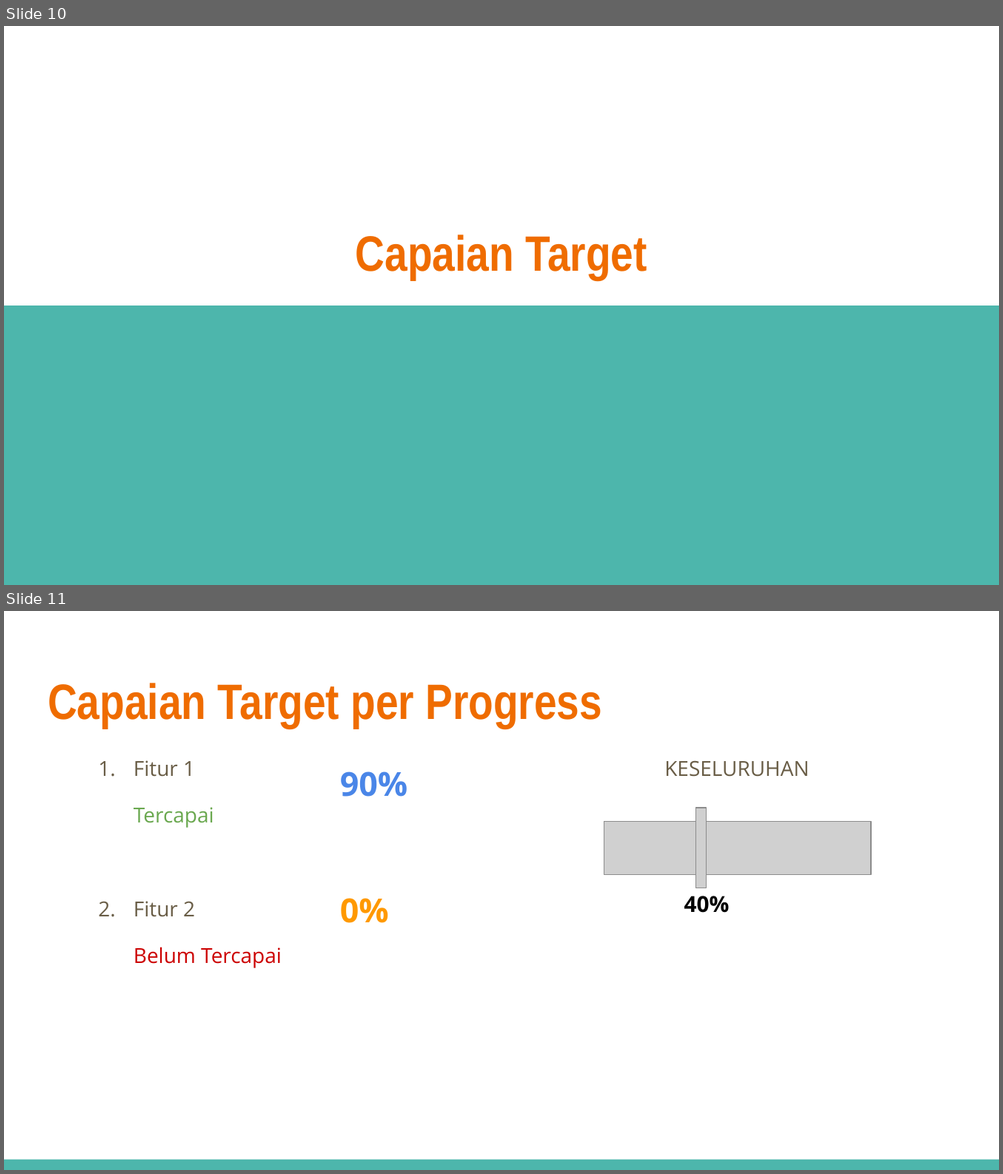
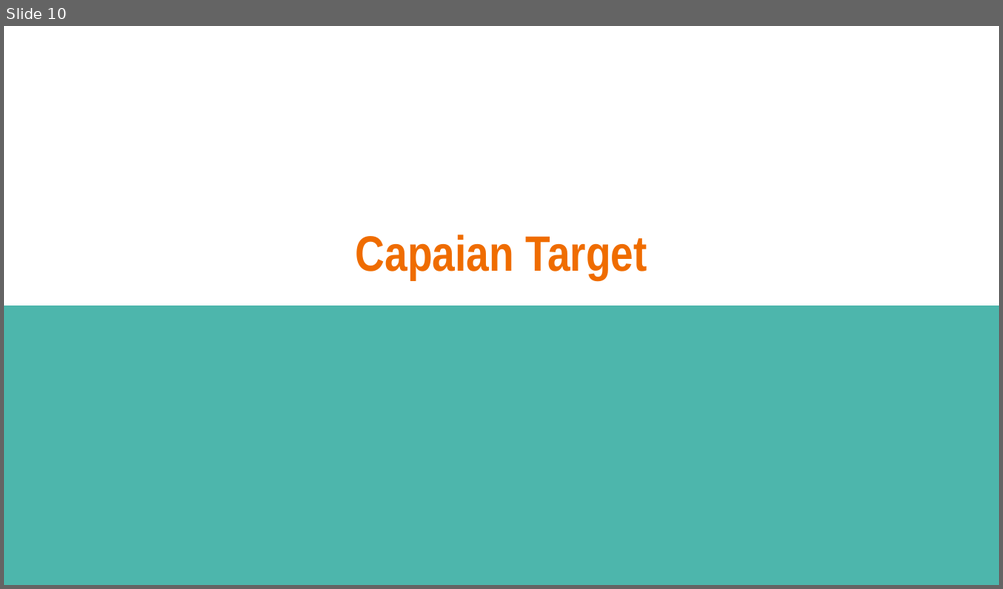
Before and after one commit to camiliamay6/FP_Kelompok2_ProgjarD, a slide deck: Progress 3.pptx. Shown one above the other, each under a label of ours: slides 10 and 11 before the commit, slide 10 after it. The pictures are 1003x1174 and 1003x589 pixels, drawn with LibreOffice and Linux fonts; fonts in the diff are those of the drawing; grey boxes stand for pictures. Boxes give left, top, right and bottom in pixels: in the first picture for what was removed or moved away, otherwise in the second. Text is boxed around its words. In the diff, an @@ line names an element or a change of style, - is before the commit and + after.

Commit message:
PPT dilengkapi
Judul dibuah menjadi progres 3-final bukan progress 2
perincian pencapaian target

```diff
--- a/Progress 3.pptx
+++ b/Progress 3.pptx
@@ slide 11 removed at bbox=[4, 611, 999, 1170], background #FFFFFF @@
@@ title removed at bbox=[48, 683, 602, 728] @@
-Capaian Target per Progress
@@ text removed at bbox=[134, 760, 282, 968] @@
-1. Fitur 1
-Tercapai
-1. Fitur 2
-Belum Tercapai
@@ text removed at bbox=[664, 760, 808, 777] @@
-KESELURUHAN
@@ text removed at bbox=[340, 772, 407, 797] @@
-90%
@@ picture removed at bbox=[695, 808, 706, 889] @@
@@ picture removed at bbox=[603, 822, 871, 876] @@
@@ text removed at bbox=[340, 898, 389, 923] @@
-0%
@@ text removed at bbox=[684, 896, 729, 913] @@
-40%
@@ rectangle removed at bbox=[4, 1160, 999, 1170] @@
```
Also in this commit, not shown: 5 slides changed, 1 slide added.
